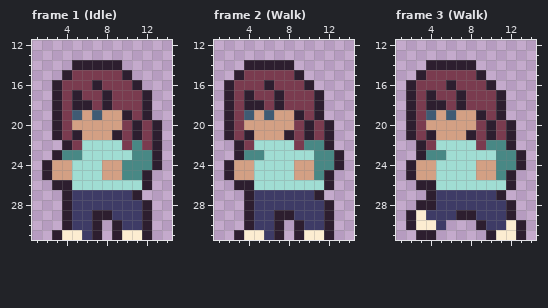
Pixel-art file, stored at Assets/Art/People/Peasant.aseprite. The first picture shows the starting point.
16x32 pixels, 3 frames. Shown: frame 1 (Idle): x 1..14, y 12..31; frame 2 (Walk): x 1..14, y 12..31; frame 3 (Walk): x 1..14, y 12..31.
After:
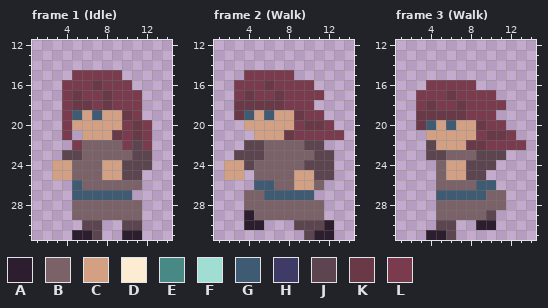
Palette (. is transparent): A #2d1e2f  B #7b6268  C #d3a084  D #fcecd1  E #488885  F #a0ddd3  G #3f5b74  H #3e3b66  J #5d4550  K #6a3948  L #7a3b4f
Edits made:
Changed rows in their new state; - is an unchanged pixel.
Frame 1 (Idle), layer "Kadda":
first column x 2:
14 ---.....----
15 --.-----.---
16 -.---K---.--
17 -.-K--K---.-
18 -.-KK-K---.-
19 -.------K-.-
20 -.-------K-.
21 -.-.---K-K-.
22 --.-BBBB-J-.
23 -.JJBBBBBJJ.
24 .--BBB--JJJ.
25 .--BBB--JJ.-
26 -..GBBBBBB.-
27 --.GGGGGG.--
28 --.BBBBBBB.-
29 --.BBBBBBB.-
30 --..JJ-.JJ.-
31 -..AAJ-.AA.-
Frame 2 (Walk), layer "Kadda":
first column x 2:
14 --.....-----
15 -.-----.----
16 .---K---L---
17 .-K--K---L--
18 .KKKKK---.--
19 .K-----K-L--
20 ..------KKL-
21 ...---K-L-LL
22 -.JJBBBBJJ.-
23 -JJJBBBBBJJ.
24 C-JBBBBBJJJ.
25 C-.BBBB--JJ-
26 -..GGBBCCB.-
27 --BBGGGGG.--
28 --BBBBBBBB.-
29 ---BBBBBBB.-
30 ---A..-JJJ--
31 -.....-.JA--
Frame 3 (Walk), layer "Kadda":
first column x 2:
14 --.....-----
15 -.......----
16 ..--L--..---
17 .-L-KL---.--
18 .-KL-K---L--
19 .KKKKKLL-.--
20 .KG-G--KL-.-
21 ..C---C-KKL-
22 -.JCCCKKLLLL
23 -.JJBBBJJJ..
24 ...BCCJJJ...
25 ...BCCJJ...-
26 -..BBBBGG..-
27 --.GGGGGBB--
28 -..BBBBBBB.-
29 ...BBBBBJ..-
30 ...JJ---A...
31 -.-AJ---....
Where, in picture pixels (left, top, right, bottom), the same in both pictures:
changed: (42, 60, 162, 240)
changed: (224, 60, 344, 240)
changed: (406, 60, 526, 240)
